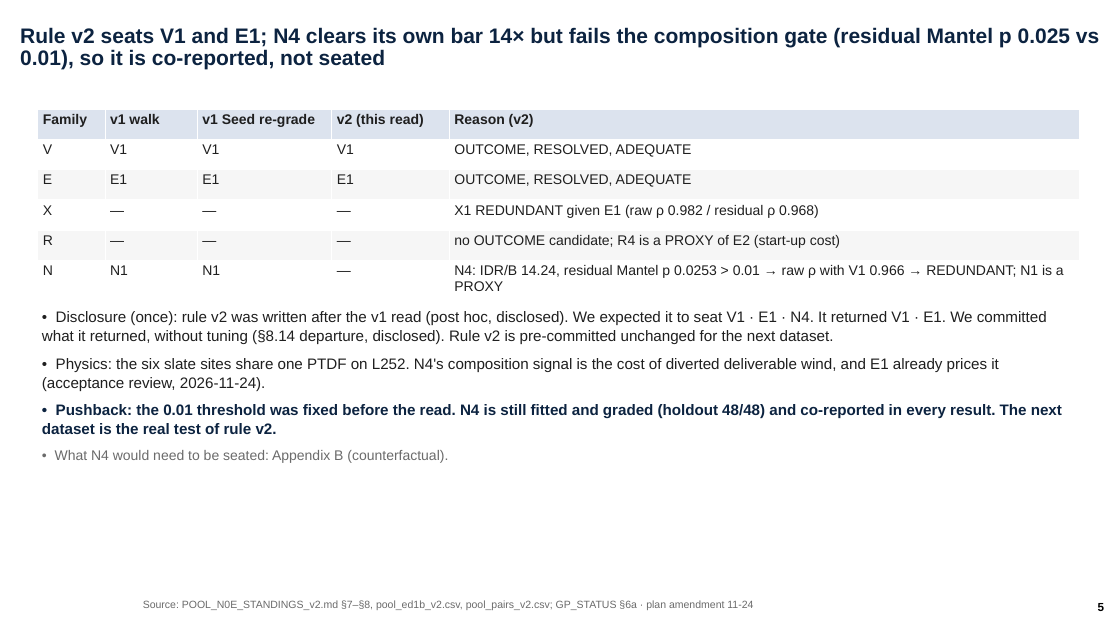
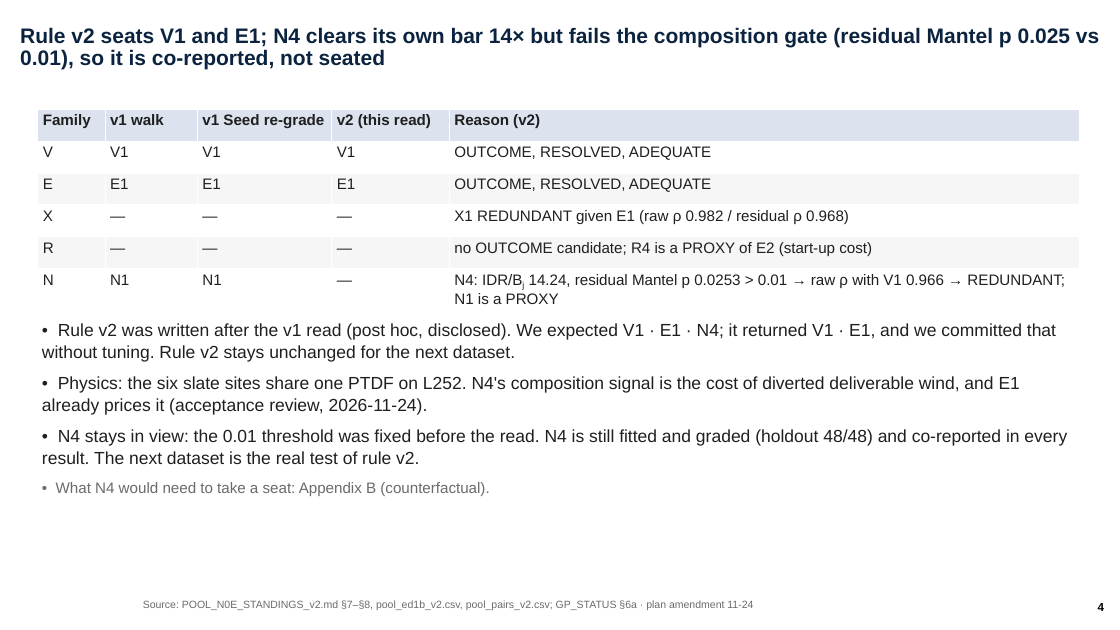
Before and after one commit to ylu283/RTS-GMLC, a slide deck: slide 4 of trial_0826/ercot/analysis/pi_overnight_1124/ercot_overnight.pptx (slide 5 before the commit). Drawn at 1120x630 pixels with LibreOffice and Linux fonts; fonts in the diff are those of the drawing; background and template pictures are left out. Boxes give left, top, right and bottom in pixels: in the first picture for what was removed or moved away, otherwise in the second. Text is boxed around its words. In the diff, an @@ line names an element or a change of style, - is before the commit and + after.

```diff
--- a/trial_0826/ercot/analysis/pi_overnight_1124/ercot_overnight.pptx
+++ b/trial_0826/ercot/analysis/pi_overnight_1124/ercot_overnight.pptx
@@ table at bbox=[38, 109, 1080, 308] @@
-row 6, column 5: N4: IDR/B 14.24, residual Mantel p 0.0253 > 0.01 → raw ρ with V1 0.966 → REDUNDANT; N1 is a PROXY
+row 6, column 5: N4: IDR/Bj 14.24, residual Mantel p 0.0253 > 0.01 → raw ρ with V1 0.966 → REDUNDANT; N1 is a PROXY
@@ size 12 to 13 pt in "Family", "v1 walk", "v1 Seed re-grade", "v2 (this read)" and 25 more places @@
@@ text "• Rule v2 was written ...": place and size @@
-text "• Rule v2 was written ..." at bbox=[42, 311, 1062, 463]
+text "• Rule v2 was written ..." at bbox=[42, 323, 1067, 496]
@@ text at bbox=[42, 323, 1056, 362]: text changed; size 13 to 15 pt @@
-• Disclosure (once): rule v2 was written after the v1 read (post hoc, disclosed). We expected it to seat V1 · E1 · N4. It returned V1 · E1. We committed what it returned, without tuning (§8.14 departure, disclosed). Rule v2 is pre-committed unchanged for the next dataset.
+• Rule v2 was written after the v1 read (post hoc, disclosed). We expected V1 · E1 · N4; it returned V1 · E1, and we committed that without tuning. Rule v2 stays unchanged for the next dataset.
@@ text at bbox=[42, 376, 1020, 415]: size 13 to 15 pt in "• Physics: the six slate sites share ..."; more space between paragraphs @@
@@ text at bbox=[42, 429, 1067, 496]: text changed; size 13 to 15 pt; text colour #0C2340 to #1F1F1F; bold off @@
-• Pushback: the 0.01 threshold was fixed before the read. N4 is still fitted and graded (holdout 48/48) and co-reported in every result. The next dataset is the real test of rule v2.
-• What N4 would need to be seated: Appendix B (counterfactual).
+• N4 stays in view: the 0.01 threshold was fixed before the read. N4 is still fitted and graded (holdout 48/48) and co-reported in every result. The next dataset is the real test of rule v2.
+• What N4 would need to take a seat: Appendix B (counterfactual).
@@ page number at bbox=[1098, 603, 1104, 611]: text changed @@
-5
+4
```
Also in this commit, not shown: 22 other slides changed, 1 slide added, 15 other files.
